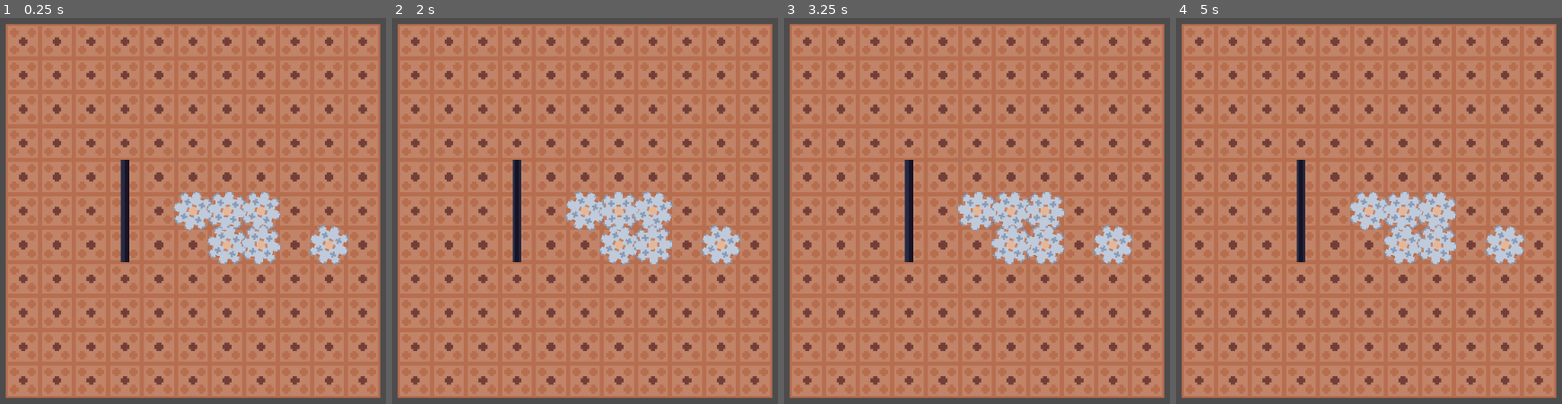
Above: before the commit, frames 1-4 (left to right).
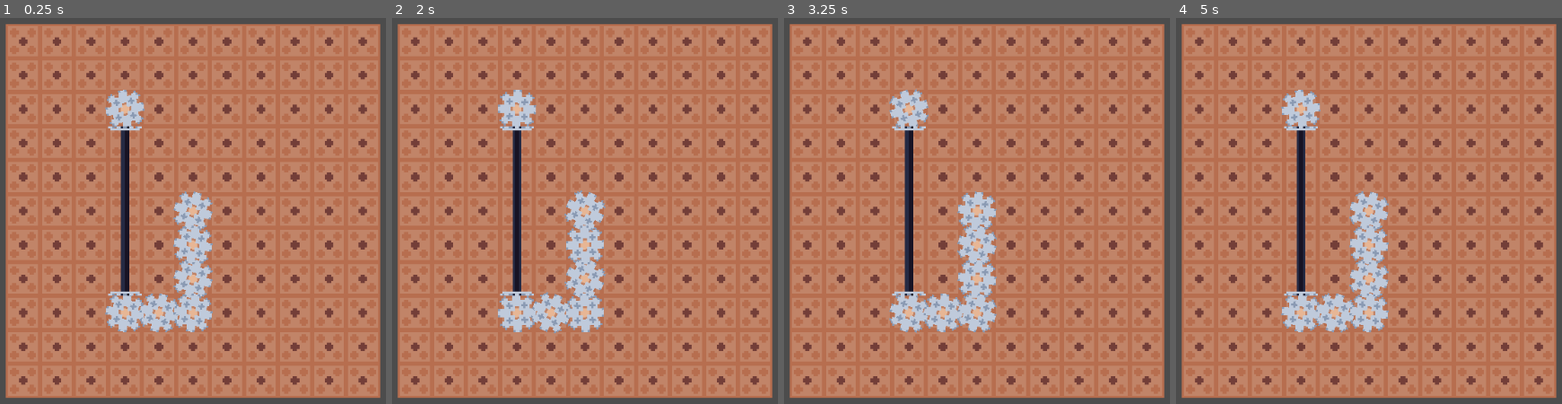
Above: after the commit, the same moments.

Repository: NoNotCar/SGJW-NestMaking
Game: Godot game, scene res://Test.tscn
Same seed, same stepped clock (60 frames per second), same inputs: the game is played once before the commit and once after it.
Inputs:
- Up to frame 1 (0.25 s): no input
- Up to frame 2 (2 s): no input
- Up to frame 3 (3.25 s): no input
- Up to frame 4 (5 s): no input

The runs differ from the first frame. In frame 1, 7.8% of the frame differs, in the area x 27-91%, y 18-82%; in frame 2, 7.8%; in frame 3, 7.9%; in frame 4, 7.9%.

Commit message:
bevel gears

Diff:
--- a/Test.tscn
+++ b/Test.tscn
@@ -1,8 +1,9 @@
-[gd_scene load_steps=4 format=2]
+[gd_scene load_steps=5 format=2]
 
 [ext_resource path="res://level/Level.tscn" type="PackedScene" id=1]
 [ext_resource path="res://components/gear/Gear.tscn" type="PackedScene" id=2]
 [ext_resource path="res://components/axle/Axle.tscn" type="PackedScene" id=3]
+[ext_resource path="res://components/bevel/Bevel.tscn" type="PackedScene" id=4]
 
 [node name="Test" type="Node2D"]
 
@@ -16,26 +17,35 @@
 test_drive = true
 
 [node name="Gear2" parent="." instance=ExtResource( 2 )]
-position = Vector2( 16, 0 )
+position = Vector2( -32, 48 )
 
 [node name="Gear4" parent="." instance=ExtResource( 2 )]
-position = Vector2( 16, 16 )
+position = Vector2( 0, 32 )
 
 [node name="Gear3" parent="." instance=ExtResource( 2 )]
-position = Vector2( 32, 0 )
+position = Vector2( -16, 48 )
 
 [node name="Gear5" parent="." instance=ExtResource( 2 )]
-position = Vector2( 32, 16 )
+position = Vector2( 0, 48 )
 
 [node name="Gear6" parent="." instance=ExtResource( 2 )]
-position = Vector2( 64, 16 )
+position = Vector2( -32, -48 )
+
+[node name="Gear7" parent="." instance=ExtResource( 2 )]
+position = Vector2( 0, 16 )
 
 [node name="Axle" parent="." instance=ExtResource( 3 )]
 position = Vector2( -32, 0 )
-test_drive = true
 
 [node name="Axle2" parent="." instance=ExtResource( 3 )]
 position = Vector2( -32, -16 )
 
 [node name="Axle3" parent="." instance=ExtResource( 3 )]
 position = Vector2( -32, 16 )
+
+[node name="Bevel" parent="." instance=ExtResource( 4 )]
+position = Vector2( -32, -32 )
+
+[node name="Bevel2" parent="." instance=ExtResource( 4 )]
+position = Vector2( -32, 32 )
+rotation = 3.14159
--- a/components/axle/Axle.gd
+++ b/components/axle/Axle.gd
@@ -7,15 +7,17 @@
 
 # Called when the node enters the scene tree for the first time.
 func _ready():
-	registry.register(self,"axle",registry.tile_pos(position))
+	registry.register(self,"axle",registry.tile_pos(global_position))
 	hoz=lib.point(self).x
 	if hoz:
 		global_rotation=PI/2
+	else:
+		global_rotation=0
 
 func _process(delta):
 	if test_drive and not spin:
 		set_spin(1)
-	$Sprite.frame=int(fmod(registry.time,1)*4)
+	$Sprite.frame=int(fposmod(registry.time*spin,1)*4)
 
 func set_spin(new:int):
 	if spin and new!=spin:
@@ -27,7 +29,7 @@
 		spin=new
 		emit_signal("spin_changed")
 		for a in ([Vector2.RIGHT,Vector2.LEFT] if hoz else [Vector2.UP,Vector2.DOWN]):
-			var tpos = registry.tile_pos(position)+a
+			var tpos = registry.tile_pos(global_position)+a
 			for axle in registry.find("axle",tpos):
 				if axle.hoz==hoz:
 					axle.spin=new
--- /dev/null
+++ b/components/bevel/Bevel.gd
@@ -0,0 +1,24 @@
+extends Node2D
+
+
+var spin setget set_spin,get_spin
+var spin_dir: Array
+
+# Called when the node enters the scene tree for the first time.
+func _ready():
+	spin_dir=[-lib.point(self)]
+	registry.register(self,"gear",registry.tile_pos(global_position))
+
+func _process(delta):
+	$Sprite.frame=int(fposmod(registry.time*$Axle.spin,0.5)*4)
+func set_spin(new):
+	$Axle.spin=new
+func get_spin():
+	return $Axle.spin
+
+
+func _on_Axle_spin_changed():
+	var a=lib.point(self)
+	for gear in registry.find("gear",registry.tile_pos(global_position)+a):
+		if a in gear.spin_dir:
+			gear.spin=$Axle.spin
--- /dev/null
+++ b/components/bevel/Bevel.tscn
@@ -0,0 +1,15 @@
+[gd_scene load_steps=4 format=2]
+
+[ext_resource path="res://components/axle/Axle.tscn" type="PackedScene" id=1]
+[ext_resource path="res://components/bevel/bevel.png" type="Texture" id=2]
+[ext_resource path="res://components/bevel/Bevel.gd" type="Script" id=3]
+
+[node name="Bevel" type="Node2D"]
+script = ExtResource( 3 )
+
+[node name="Axle" parent="." instance=ExtResource( 1 )]
+
+[node name="Sprite" type="Sprite" parent="."]
+texture = ExtResource( 2 )
+hframes = 2
+[connection signal="spin_changed" from="Axle" to="." method="_on_Axle_spin_changed"]
--- a/components/gear/Gear.gd
+++ b/components/gear/Gear.gd
@@ -4,10 +4,10 @@
 export var test_drive = false
 var spin:= 0 setget set_spin
 var odd:=0
-
+var spin_dir = lib.around
 # Called when the node enters the scene tree for the first time.
 func _ready():
-	var tpos=registry.tile_pos(position)
+	var tpos=registry.tile_pos(global_position)
 	registry.register(self,"gear",tpos)
 	odd = int(tpos.x+tpos.y)%2
 
@@ -29,4 +29,5 @@
 		for a in lib.around:
 			var tpos = registry.tile_pos(position)+a
 			for gear in registry.find("gear",tpos):
-				gear.spin=-new
+				if a in gear.spin_dir:
+					gear.spin=-new
--- a/lib.gd
+++ b/lib.gd
@@ -8,7 +8,7 @@
 func _ready():
 	pass # Replace with function body.
 
-func point(thing:Node2D,forwards:=Vector2.UP):
+func point(thing:Node2D,forwards:=Vector2.UP)->Vector2:
 	return forwards.rotated(thing.global_rotation).snapped(Vector2.ONE)
 # Called every frame. 'delta' is the elapsed time since the previous frame.
 #func _process(delta):
--- a/project.godot
+++ b/project.godot
@@ -15,7 +15,7 @@
 
 [application]
 
-config/name="SJGM-NestMaking"
+config/name="SJGW-NestMaking"
 run/main_scene="res://Test.tscn"
 config/icon="res://icon.png"
 
